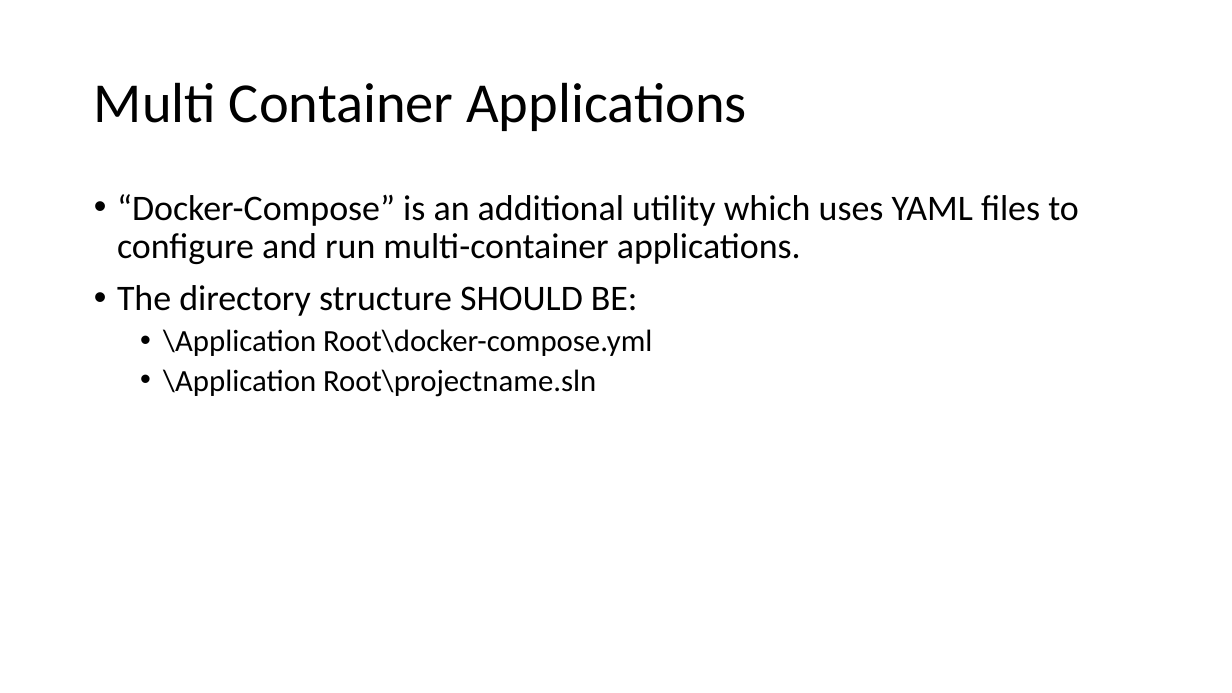
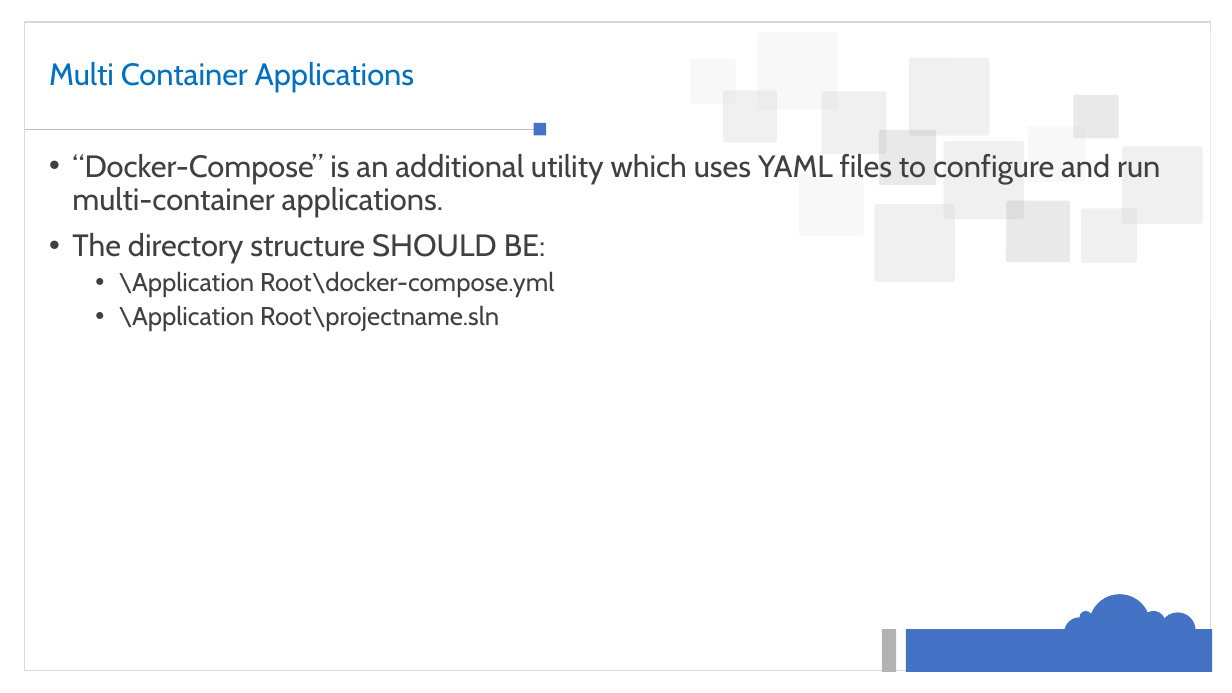
Before and after one commit to mahendra-shinde/docker-k8s-june-2019, a slide deck: slide 4 of docker orchestration day 2.pptx. Drawn at 1232x693 pixels with LibreOffice and Linux fonts; fonts in the diff are those of the drawing; background and template pictures are left out. Boxes give left, top, right and bottom in pixels: in the first picture for what was removed or moved away, otherwise in the second. Text is boxed around its words. In the diff, an @@ line names an element or a change of style, - is before the commit and + after.

Commit message:
PPT fixed

```diff
--- a/docker orchestration day 2.pptx
+++ b/docker orchestration day 2.pptx
@@ rectangle added at [25,22,1212,670], outline #D9D9D9 1 pt @@
@@ title "Multi Container Applications": place and size @@
-title "Multi Container Applications" at [94,82,747,131]
+title "Multi Container Applications" at [49,62,414,92]
@@ title "Multi Container Applications" at [49,62,414,92]: size 44 to 24 pt, font Calibri to Cabin, text colour #000000 to #0070C0 @@
@@ rectangle added at [658,30,1212,321], fill #FFFFFF at 48% opacity @@
@@ line added from (25, 129) to (534, 129), #BFBFBF 0.5 pt @@
@@ text "“Docker-Compose” is an additional utility ...": place and size @@
-text "“Docker-Compose” is an additional utility ..." at [117,194,1079,397]
+text "“Docker-Compose” is an additional utility ..." at [72,154,1160,331]
@@ text "“Docker-Compose” is an additional utility ..." at [72,154,1160,331]: size 28 to 24 pt in "“Docker-Compose” is an additional utility which uses ...", "The directory structure SHOULD BE:"; font Calibri to Cabin, text colour #000000 to #404040; size 24 to 20 pt in "\Application Root\docker-compose.yml", "\Application Root\projectname.sln" @@
@@ rectangle added at [534,123,547,136], fill #4472C4 @@
@@ group added at [690,31,1202,282]: 14 rounded rectangles @@
@@ rectangle added at [882,629,897,672], fill #B2B2B2 @@
@@ rectangle added at [906,629,1212,672], fill #4472C4 @@
@@ group added at [1065,594,1196,655]: 5 ellipses @@
```
Also in this commit, not shown: 5 other slides changed, 3 slides added, 2 other files.
